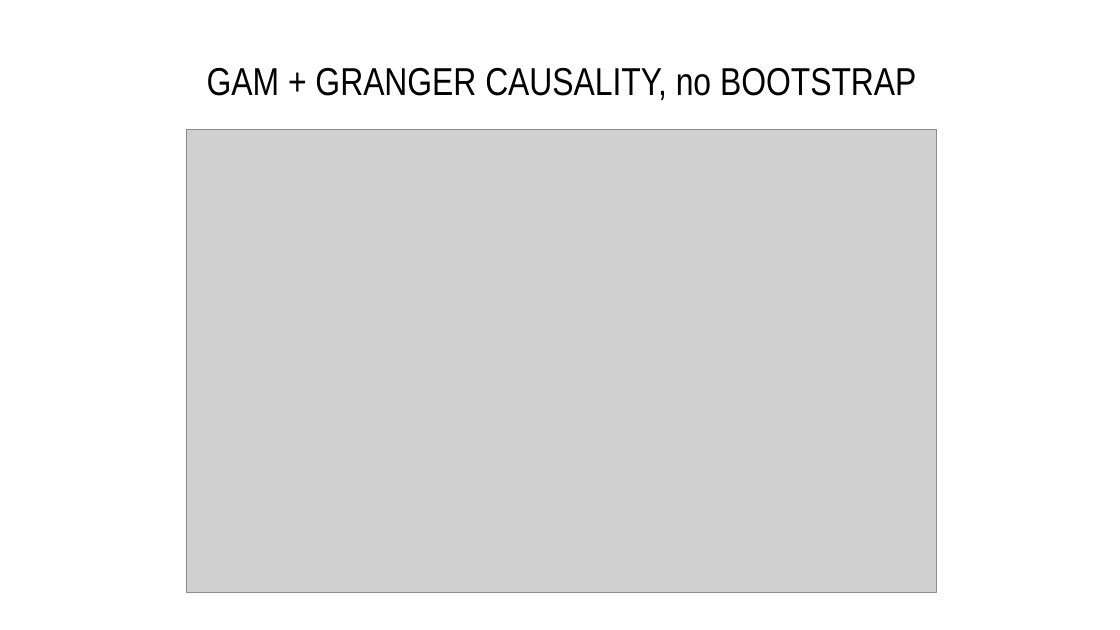
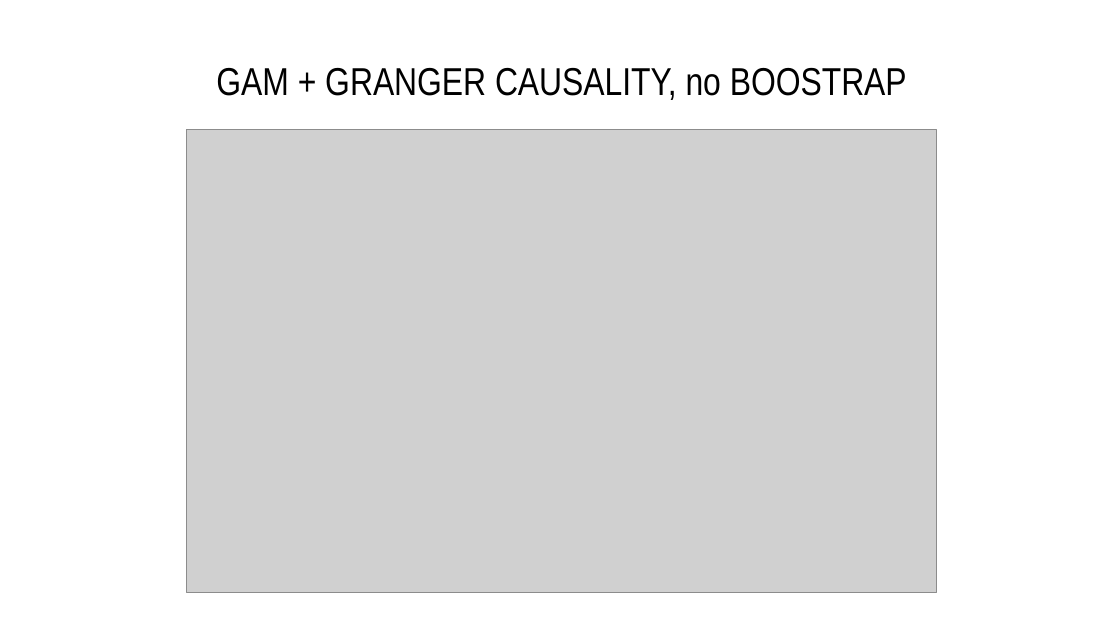
Before and after one commit to anacanoherranz/TFM, a slide deck: slide 3 of plots resumen resultados.pptx. Drawn at 1120x630 pixels with LibreOffice and Linux fonts; fonts in the diff are those of the drawing; grey boxes stand for pictures. Boxes give left, top, right and bottom in pixels: in the first picture for what was removed or moved away, otherwise in the second. Text is boxed around its words. In the diff, an @@ line names an element or a change of style, - is before the commit and + after.

```diff
--- a/plots resumen resultados.pptx
+++ b/plots resumen resultados.pptx
@@ title at [216,68,907,100]: text changed @@
-GAM + GRANGER CAUSALITY, no BOOTSTRAP
+GAM + GRANGER CAUSALITY, no BOOSTRAP
```
Also in this commit, not shown: 2 other slides changed, 6 other files.
